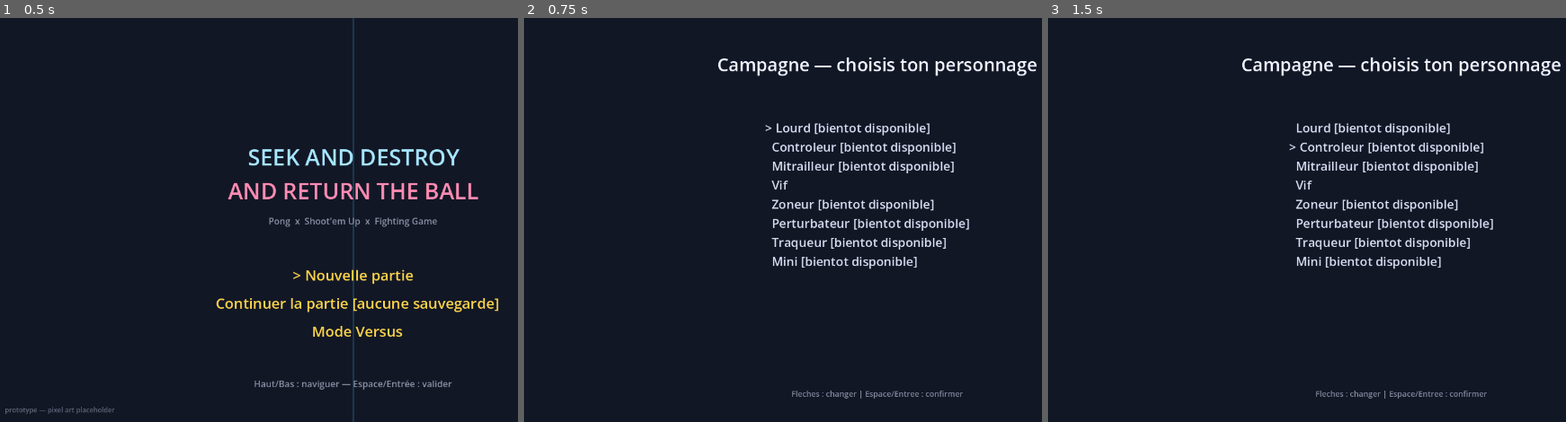
Above: before the commit, frames 1-3 (left to right).
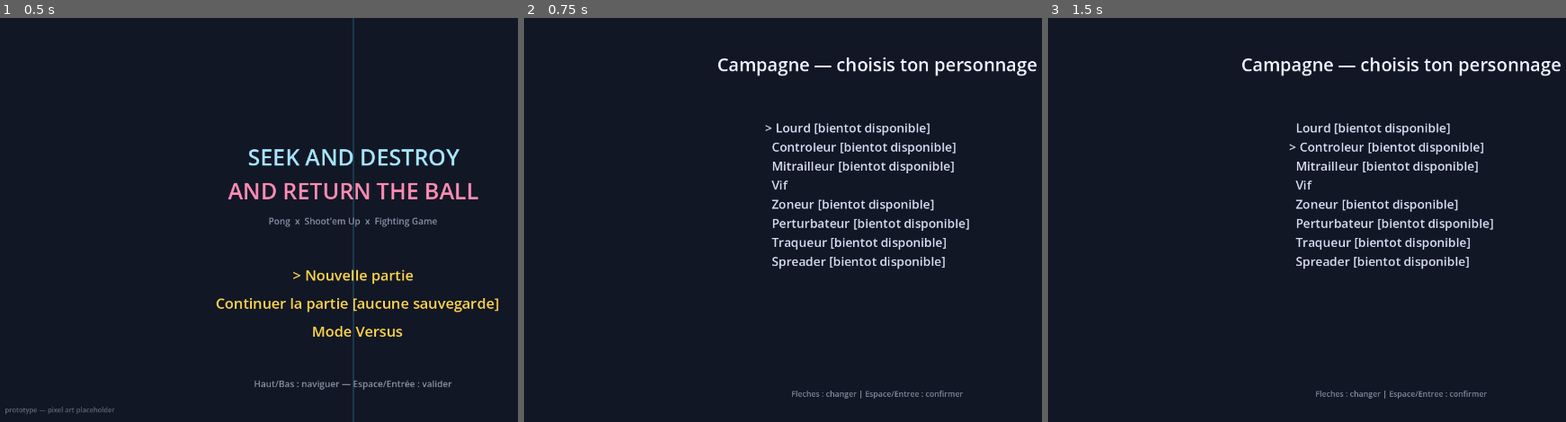
Above: after the commit, the same moments.

Repository: Shakkam/seek_destroy_reflect
Game: Godot game, scene res://scenes/TitleScreen.tscn
Same seed, same stepped clock (60 frames per second), same inputs: the game is played once before the commit and once after it.
Inputs:
- Up to frame 1 (0.5 s): no input
- Up to frame 2 (0.75 s): tap Enter at 0.5 s; hold Right from 0.53 s (still down); hold Enter from 0.53 s (still down)
- Up to frame 3 (1.5 s): tap Space at 0.77, 1.25 s; release Right at 1.28 s; release Enter at 1.28 s; hold Down from 1.28 s (still down); tap T at 1.35 s

Frame 1 is identical in both runs. In frame 2, 0.4% of the frame differs, in the area x 47-82%, y 59-63%; in frame 3, 0.4%.

Commit message:
Fix recurring charge speed-slow bug (input-dip grace), Eventail charged fire, rename Mini to Spreader
Camil (recurring, after the first fix attempt): 'y'a toujours le pb du
ralentissement quand on charge. Il faut que le ralentissement reste tant
qu'on a pas relache (meme si la charge est finie)' — best available
hypothesis: a single-frame dip in fire_held (analog trigger axis noise
near GAMEPAD_TRIGGER_THRESHOLD, or any other one-frame Input read hiccup)
was being treated as an instant genuine release, zeroing the charge state
for that frame and dropping the slow. New FIRE_RELEASE_GRACE (0.1s)
tolerates a brief dip without losing the attempt or the slow — the state
only actually resets once fire_held has been continuously false for
longer than the grace.

Eventail's charged fire (Camil: 'enfin, la charge de l'eventail ne marche
pas' — it simply had none configured yet): 'Tir charge : lance 10 des
eventails de haut en bas... avec un espace de 1/8 de seconde entre
chaque.' Reused the existing generic charged_* burst framework as-is (no
new engine code) — charge_fire_duration=3.0, charged_projectile_count=10,
charged_burst_spread_deg=160 (top-to-bottom sweep), charged_stagger=0.125.

Also: Éventail's projectile size trimmed to 70% (visual_scale_multiplier
4.0 -> 2.8, 'un peu gros'), and Mini renamed to 'Spreader'
(display_name/archetype only — internal id 'mini' unchanged to avoid
touching AI_PROFILES/file-path references).

New coverage: FIRE_RELEASE_GRACE's value, mini_shot's full charged-fire
data, and a campaign_setup_check.gd scene-boot proof that the charged
burst framework fires Eventail's first (unstaggered) shot correctly. All
headless checks pass: smoke_test (0 failures), campaign_setup_check
28/28, MatchArena/CharacterSelect boot clean.

Co-Authored-By: Claude Sonnet 5 <noreply@anthropic.com>

Diff:
--- a/godot_project/data/characters/mini.tres
+++ b/godot_project/data/characters/mini.tres
@@ -6,7 +6,7 @@
 [resource]
 script = ExtResource("1")
 id = "mini"
-display_name = "Mini"
-archetype = "Glass cannon Mini"
+display_name = "Spreader"
+archetype = "Glass cannon Spreader"
 kit = [ExtResource("2")]
 complexity = "advanced"
--- a/godot_project/data/weapons/mini_shot.tres
+++ b/godot_project/data/weapons/mini_shot.tres
@@ -15,5 +15,10 @@
 projectile_count = 5
 burst_spread_deg = 35.0
 burst_stagger = 0.0
-visual_scale_multiplier = 4.0
+visual_scale_multiplier = 2.8
 projectile_spin_speed = 900.0
+charge_fire_duration = 3.0
+charge_fire_slow_multiplier = 0.3
+charged_projectile_count = 10
+charged_burst_spread_deg = 160.0
+charged_stagger = 0.125
--- a/godot_project/nodes/ship_node.gd
+++ b/godot_project/nodes/ship_node.gd
@@ -102,6 +102,16 @@
 var _fire_held_duration := 0.0 # how long the CURRENT press has been held, resets to 0 the instant fire is released
 const CHARGE_READY_BLINK_PERIOD := 0.15 # seconds per full on/off cycle once fully charged (2026-08-09 playtest: "pas mal le clignotement, tu peux le faire beaucoup plus rapide" — was 0.5)
 const NORMAL_FIRE_GRACE := 1.0 # seconds of normal fire before a sustained hold starts charging
+
+# 2026-08-09 bug report (recurring): "y'a toujours le pb du ralentissement
+# quand on charge. Il faut que le ralentissement reste tant qu'on a pas
+# relache (meme si la charge est finie)" — a momentary dip in fire_held
+# (analog trigger axis noise near GAMEPAD_TRIGGER_THRESHOLD, or any other
+# single-frame Input read hiccup) used to be treated as an instant genuine
+# release, zeroing _fire_held_duration and dropping the slow for that
+# frame. This grace absorbs a short dip without losing the charge attempt.
+var _fire_release_grace_timer := 0.0
+const FIRE_RELEASE_GRACE := 0.1 # seconds of tolerance before a fire_held dip counts as a real release
 
 # Full-auto vs. semi-auto (2026-08-09, Camil: "seul mitrailleur tire
 # plusieurs fois d'affilee quand on laisse appuye... pour les autres, il
@@ -267,6 +277,12 @@
 	if charge_capable:
 		if fire_held:
 			_fire_held_duration += delta
+			_fire_release_grace_timer = FIRE_RELEASE_GRACE
+		elif _fire_release_grace_timer > 0.0:
+			# Momentary dip in fire_held (input jitter) — not a real release
+			# yet. Keep the attempt alive as-is (don't accumulate further,
+			# don't reset) while the grace ticks down.
+			_fire_release_grace_timer -= delta
 		elif _fire_held_duration > NORMAL_FIRE_GRACE:
 			# only a release AFTER the grace window is a "charge attempt" —
 			# releasing during/at the grace window just stops normal fire,
@@ -278,6 +294,7 @@
 			_fire_held_duration = 0.0
 	else:
 		_fire_held_duration = 0.0
+		_fire_release_grace_timer = 0.0
 	# 2026-08-09 bug report: "parfois pendant la charge, la vitesse n'est pas
 	# diminuee. le joueur DOIT rester a 30% de vitesse tant que le bouton de
 	# tir n'a pas ete relache" — derived from the persisted _fire_held_duration
--- a/godot_project/tests/campaign_setup_check.gd
+++ b/godot_project/tests/campaign_setup_check.gd
@@ -254,6 +254,19 @@
 	var charged_burst_ok: bool = spawned_charged_projectile != null \
 		and is_equal_approx(spawned_charged_projectile.velocity.length(), bazooka.projectile_speed * bazooka.charged_speed_multiplier)
 	print("PASS: charged fire spawns a faster shell (Lourd's bazooka)" if charged_burst_ok else "FAIL: no charged projectile found, or speed was wrong")
+
+	# Mini's charged fire: 10 shots swept top-to-bottom, staggered 1/8s
+	# apart — the first fires immediately (i=0, no stagger delay), the rest
+	# are scheduled via get_tree().create_timer(), same pattern as the
+	# missile swarm's burst_stagger.
+	var mini_shot: WeaponData = load("res://data/weapons/mini_shot.tres")
+	var children_before_mini_charge := charge_arena.get_child_count()
+	charge_arena._on_charged_weapon_fired(mini_shot, charge_arena.ship_1)
+	await get_tree().process_frame
+	var immediate_mini_shots := charge_arena.get_child_count() - children_before_mini_charge
+	var mini_charge_ok: bool = immediate_mini_shots == 1 # only the i=0 shot fires this frame; the other 9 are timer-scheduled
+	print("PASS: Eventail's charged fire fires the first (unstaggered) shot immediately" if mini_charge_ok else "FAIL: expected exactly 1 immediate projectile, got %d" % immediate_mini_shots)
+
 	charge_arena.queue_free()
 	await get_tree().process_frame
 
@@ -316,5 +329,5 @@
 		and branch_map_guard_ok and branch_map_step0_ok and branch_map_step1_ok \
 		and debug_fight_ok and debug_label_ok \
 		and cheat_menu_lists_all_twists_ok and title_confirm_guard_ok and title_menu_has_three_entries_ok \
-		and orb_spawn_reachable_ok and background_ok and center_line_ok and beam_spawn_ok and charged_burst_ok
+		and orb_spawn_reachable_ok and background_ok and center_line_ok and beam_spawn_ok and charged_burst_ok and mini_charge_ok
 	get_tree().quit(0 if all_ok else 1)
--- a/godot_project/tests/smoke_test.gd
+++ b/godot_project/tests/smoke_test.gd
@@ -96,8 +96,17 @@
 	_check("mini_shot has no per-shot angle jitter (2026-08-06: 'pas de random sur les angles')", mini.spread_deg == 0.0)
 	# 2026-08-09 (Camil, now that bonbon.png art exists): "l'animation : il
 	# tourne sur lui meme assez vite. Tu peux doubler sa taille."
-	_check("mini_shot's size was doubled again now that it has real art (2x -> 4x)", is_equal_approx(mini.visual_scale_multiplier, 4.0))
+	_check("mini_shot's size was doubled with real art, then trimmed back to 70% (2026-08-09: 'un peu gros')", is_equal_approx(mini.visual_scale_multiplier, 2.8))
 	_check("mini_shot spins in place (single-sprite art, no multi-frame cycle like the Tourbillon)", mini.projectile_spin_speed > 0.0)
+
+	# 2026-08-09 — Mini's charged fire ("Tir charge : lance 10 des eventails
+	# de haut en bas (un peu comme un arroseur automatique) avec un espace
+	# de 1/8 de seconde entre chaque eventail"), reusing the same generic
+	# charged_* burst framework as Lourd/Vif — no new engine code needed.
+	_check("mini_shot has a charged fire configured", mini.charge_fire_duration > 0.0)
+	_check("mini_shot's charged fire launches 10 shots", mini.charged_projectile_count == 10)
+	_check("mini_shot's charged shots are staggered 1/8s apart", is_equal_approx(mini.charged_stagger, 0.125))
+	_check("mini_shot's charged fire sweeps a wide vertical spread (top to bottom)", mini.charged_burst_spread_deg > 90.0)
 
 func _test_boomerang_motion() -> void:
 	var boomerang_data: WeaponData = load("res://data/weapons/stun_boomerang.tres")
@@ -766,6 +775,15 @@
 	# NORMAL_FIRE_GRACE seconds of a hold, THEN it starts charging.
 	_check("NORMAL_FIRE_GRACE is about 1 second, per Camil's spec", is_equal_approx(ShipNode.NORMAL_FIRE_GRACE, 1.0))
 
+	# 2026-08-09 recurring bug report: "y'a toujours le pb du ralentissement
+	# quand on charge. Il faut que le ralentissement reste tant qu'on a pas
+	# relache (meme si la charge est finie)" — a momentary fire_held dip
+	# (e.g. analog trigger jitter) must not be treated as an instant real
+	# release. FIRE_RELEASE_GRACE's exact state-machine behavior needs live
+	# Input to exercise (same limitation as the rest of this suite) — just
+	# checking the constant exists with a sane, non-zero, sub-second value.
+	_check("FIRE_RELEASE_GRACE tolerates a brief input dip without losing the charge", ShipNode.FIRE_RELEASE_GRACE > 0.0 and ShipNode.FIRE_RELEASE_GRACE < 0.5)
+
 	# 2026-08-09 (Camil): "quand la charge est fini, tu peux faire clignoter
 	# rapidement le joueur pour qu'on sache que c'est bon", then after
 	# seeing it: "pas mal le clignotement, tu peux le faire beaucoup plus
Binary file changed: godot_project/assets/art/vfx/bonbon.png
